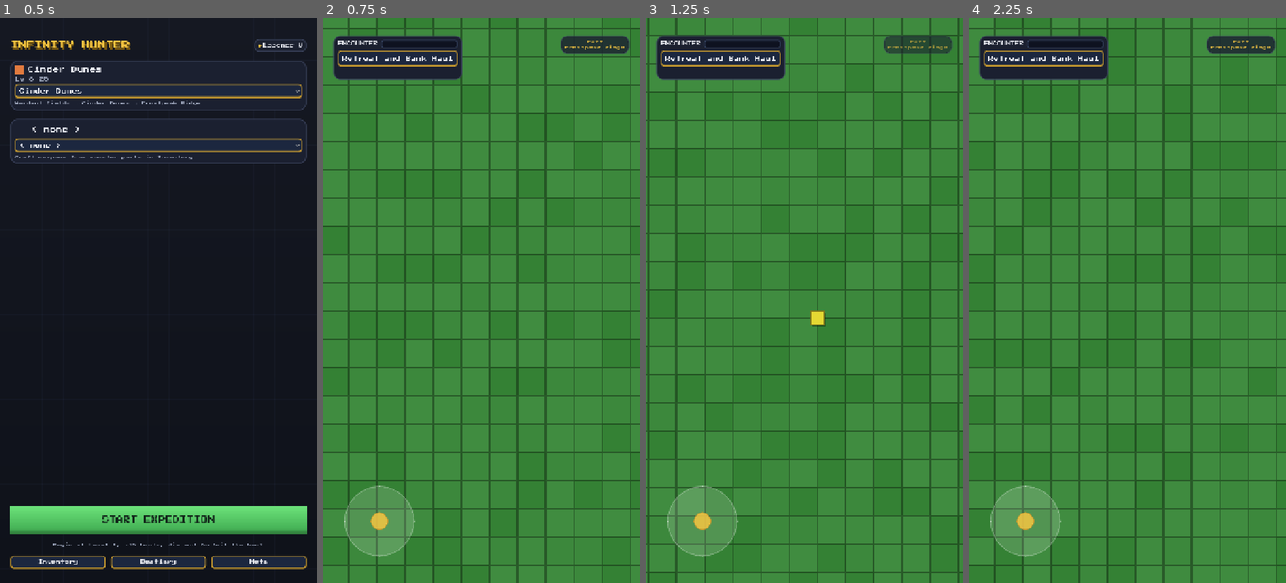
Above: before the commit, frames 1-4 (left to right).
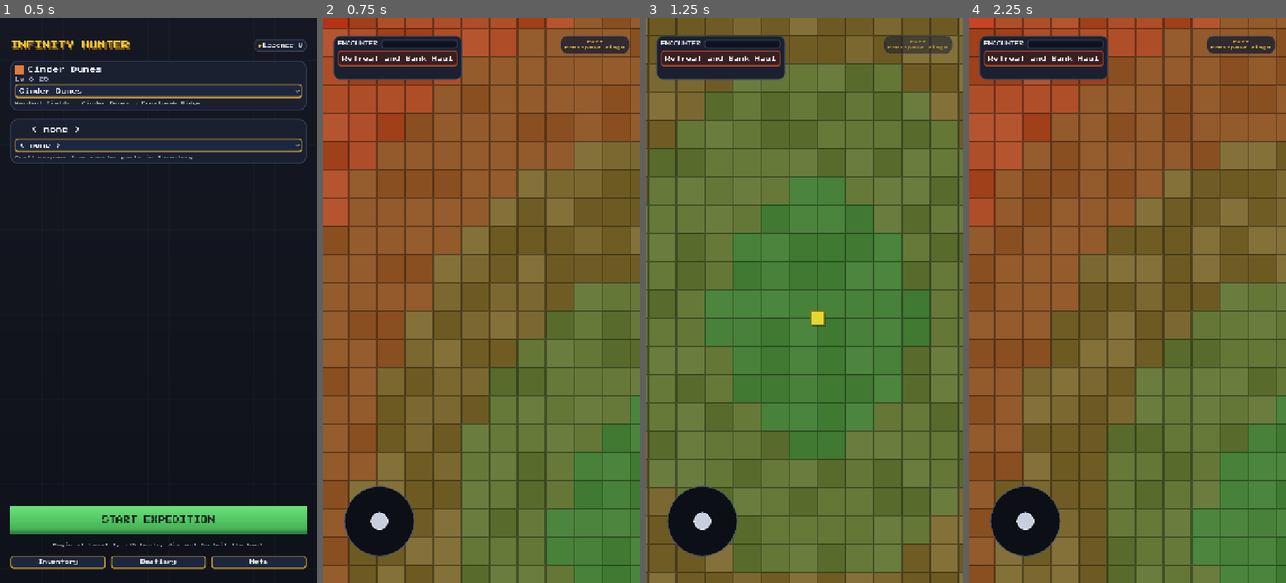
Above: after the commit, the same moments.

Repository: taigamura/infinity-hunter
Game: Godot game, scene res://src/ui/launch/launch_screen.tscn
The game is run twice, just before and just after one commit, with the same random seed, the same clock (stepped at 60 frames per second) and the same inputs.
Inputs:
- Up to frame 1 (0.5 s): no input
- Up to frame 2 (0.75 s): click "START EXPEDITION" at 0.5 s
- Up to frame 3 (1.25 s): no input
- Up to frame 4 (2.25 s): click "Retreat and Bank Haul" at 1.25 s; click "START EXPEDITION" at 2 s

Frame 1 is identical in both runs. In frame 2, 90% of the frame differs, in the area x 0-100%, y 0-100%; in frame 3, 71%; in frame 4, 90%.

Commit message:
Overworld fidelity: danger gradient, hot-region strip, gauge/retreat styling, joystick centering (#34)
Adds the mockup's green->olive->red danger gradient to the tile field
(continuous by distance, not a flat per-tier fill), styles the hot-region
warning strip, encounter gauge, and retreat button to spec, restyles the
joystick, and extends the pixel-invariant visual gate with an overworld
hot-corner check.

Diff:
--- a/assets/theme/pixel_theme.tres
+++ b/assets/theme/pixel_theme.tres
@@ -264,6 +264,54 @@
 content_margin_bottom = 10.0
 texture = SubResource("GradientTexture2D_dodge")
 modulate_color = Color(0.85, 0.85, 0.85, 1)
+
+[sub_resource type="StyleBoxFlat" id="StyleBoxFlat_retreat_normal"]
+content_margin_left = 10.0
+content_margin_top = 10.0
+content_margin_right = 10.0
+content_margin_bottom = 10.0
+bg_color = Color(0.22745098, 0.12156863, 0.12156863, 1)
+border_width_left = 2
+border_width_top = 2
+border_width_right = 2
+border_width_bottom = 4
+border_color = Color(0.63529414, 0.2627451, 0.18431373, 1)
+corner_radius_top_left = 6
+corner_radius_top_right = 6
+corner_radius_bottom_right = 6
+corner_radius_bottom_left = 6
+
+[sub_resource type="StyleBoxFlat" id="StyleBoxFlat_retreat_hover"]
+content_margin_left = 10.0
+content_margin_top = 10.0
+content_margin_right = 10.0
+content_margin_bottom = 10.0
+bg_color = Color(0.28627452, 0.15686275, 0.15686275, 1)
+border_width_left = 2
+border_width_top = 2
+border_width_right = 2
+border_width_bottom = 4
+border_color = Color(0.7607843, 0.34509805, 0.25490198, 1)
+corner_radius_top_left = 6
+corner_radius_top_right = 6
+corner_radius_bottom_right = 6
+corner_radius_bottom_left = 6
+
+[sub_resource type="StyleBoxFlat" id="StyleBoxFlat_retreat_pressed"]
+content_margin_left = 10.0
+content_margin_top = 10.0
+content_margin_right = 10.0
+content_margin_bottom = 10.0
+bg_color = Color(0.16078432, 0.08235294, 0.08235294, 1)
+border_width_left = 2
+border_width_top = 2
+border_width_right = 2
+border_width_bottom = 4
+border_color = Color(0.5019608, 0.2, 0.14117648, 1)
+corner_radius_top_left = 6
+corner_radius_top_right = 6
+corner_radius_bottom_right = 6
+corner_radius_bottom_left = 6
 
 [resource]
 default_font = ExtResource("1_8tstd")
@@ -323,6 +371,17 @@
 ProgressBar/fonts/font = ExtResource("1_8tstd")
 ProgressBar/styles/background = SubResource("StyleBoxFlat_y6lhh")
 ProgressBar/styles/fill = SubResource("StyleBoxFlat_j6cc2")
+RetreatButton/base_type = &"Button"
+RetreatButton/colors/font_color = Color(0.90588236, 0.9137255, 0.9411765, 1)
+RetreatButton/colors/font_hover_color = Color(1, 0.8, 0.75, 1)
+RetreatButton/colors/font_pressed_color = Color(1, 0.8, 0.75, 1)
+RetreatButton/font_sizes/font_size = 12
+RetreatButton/fonts/font = ExtResource("1_8tstd")
+RetreatButton/styles/disabled = SubResource("StyleBoxFlat_8tstd")
+RetreatButton/styles/focus = SubResource("StyleBoxFlat_retreat_normal")
+RetreatButton/styles/hover = SubResource("StyleBoxFlat_retreat_hover")
+RetreatButton/styles/normal = SubResource("StyleBoxFlat_retreat_normal")
+RetreatButton/styles/pressed = SubResource("StyleBoxFlat_retreat_pressed")
 RichTextLabel/colors/default_color = Color(0.90588236, 0.9137255, 0.9411765, 1)
 RichTextLabel/font_sizes/normal_font_size = 18
 RichTextLabel/fonts/font = ExtResource("2_83ckq")
--- a/scripts/_visual_invariants.gd
+++ b/scripts/_visual_invariants.gd
@@ -7,13 +7,14 @@
 
 func _initialize() -> void:
 	var args := OS.get_cmdline_user_args()
-	if args.size() < 2:
-		push_error("usage: _visual_invariants.gd -- <launch.png> <combat.png>")
+	if args.size() < 3:
+		push_error("usage: _visual_invariants.gd -- <launch.png> <combat.png> <overworld.png>")
 		quit(1)
 		return
 	var ok := _check_navy_corners(args[0], "launch")
 	ok = _check_navy_corners(args[1], "combat") and ok
 	ok = _check_combat_bars(args[1]) and ok
+	ok = _check_overworld_hot_corner(args[2]) and ok
 	quit(0 if ok else 1)
 
 # Coarse band check: dark AND blue-leaning (b clearly above r). Distinguishes
@@ -60,6 +61,31 @@
 		push_error("combat: no greenish pixel found (player HP bar must render filled green)")
 	return found_red and found_green
 
+# The overworld tile field must show its danger gradient rising toward the
+# hot (top-right) corner (issue #34): scan the top-right quadrant of the
+# rendered frame for at least one reddish pixel (the tier-2 tile colour, or
+# the exit marker/hot-strip UI drawn in the same red family).
+func _check_overworld_hot_corner(path: String) -> bool:
+	var img := Image.new()
+	if img.load(path) != OK:
+		push_error("overworld: could not load rendered frame %s" % path)
+		return false
+	var w := img.get_width()
+	var h := img.get_height()
+	var x_start := int(w / 2.0)
+	var y_end := int(h / 2.0)
+	var step := 3
+	var y := 0
+	while y < y_end:
+		var x := x_start
+		while x < w:
+			if _is_reddish(img.get_pixel(x, y)):
+				return true
+			x += step
+		y += step
+	push_error("overworld: no reddish pixel found toward the top-right (hot) corner")
+	return false
+
 func _check_navy_corners(path: String, label: String) -> bool:
 	var img := Image.new()
 	if img.load(path) != OK:
--- a/src/systems/overworld_tier_layout.gd
+++ b/src/systems/overworld_tier_layout.gd
@@ -9,6 +9,17 @@
 
 const CORNER_DIST := sqrt(2.0)
 
+# Normalized 0..1 distance of `cell` from the map center (0 = center/safest,
+# 1 = corner/most dangerous). Shared by tier_for_cell (gameplay bucketing)
+# and OverworldTileset (continuous colour gradient) so both read off the
+# same notion of "how far toward the hot corner".
+static func distance_ratio(cell: Vector2i, map_cols: int, map_rows: int) -> float:
+	var center := Vector2(map_cols, map_rows) / 2.0
+	var nx := (cell.x + 0.5 - center.x) / center.x
+	var ny := (cell.y + 0.5 - center.y) / center.y
+	var dist := sqrt(nx * nx + ny * ny)
+	return clampf(dist / CORNER_DIST, 0.0, 1.0)
+
 # Returns the tier id (from `sorted_tier_ids`, ascending by danger) that
 # `cell` falls into, given a `map_cols` x `map_rows` grid. Falls back to 0
 # when `sorted_tier_ids` is empty.
@@ -16,12 +27,7 @@
 	if sorted_tier_ids.is_empty():
 		return 0
 
-	var center := Vector2(map_cols, map_rows) / 2.0
-	var nx := (cell.x + 0.5 - center.x) / center.x
-	var ny := (cell.y + 0.5 - center.y) / center.y
-	var dist := sqrt(nx * nx + ny * ny)
-	var normalized := clampf(dist / CORNER_DIST, 0.0, 1.0)
-
+	var normalized := distance_ratio(cell, map_cols, map_rows)
 	var bucket := int(normalized * sorted_tier_ids.size())
 	bucket = clampi(bucket, 0, sorted_tier_ids.size() - 1)
 	return sorted_tier_ids[bucket]
--- a/src/ui/overworld/overworld_screen.gd
+++ b/src/ui/overworld/overworld_screen.gd
@@ -23,8 +23,8 @@
 # Presentation-only: a tier is a "hot region" once it's in the upper half of
 # the zone's danger tiers, driving the warning strip. Purely cosmetic — the
 # gauge/encounter math it decorates is untouched (EncounterSystem.tick).
-const GAUGE_COLOR_LOW := Color(0.35, 0.85, 0.45, 1)
-const GAUGE_COLOR_HIGH := Color(0.95, 0.25, 0.25, 1)
+const GAUGE_COLOR_LOW := Color("#57c964")
+const GAUGE_COLOR_HIGH := Color("#f5c542")
 const EXIT_PULSE_PERIOD := 1.1
 
 @onready var tile_map: TileMap = %TileMap
@@ -72,7 +72,7 @@
 	gauge_bar.min_value = 0.0
 	gauge_bar.max_value = EncounterSystem.GAUGE_THRESHOLD
 	gauge_bar.value = 0.0
-	_update_gauge_style()
+	_build_gauge_style()
 	hot_strip_label.visible = false
 	var exit_zone: ZoneDef = GameState.zones.get(_travel_target_zone_id)
 	exit_marker_label.text = "EXIT\n%s" % (exit_zone.name if exit_zone != null else "???")
@@ -91,8 +91,11 @@
 		for y in range(MAP_ROWS):
 			var cell := Vector2i(x, y)
 			var tier_id := OverworldTierLayout.tier_for_cell(cell, MAP_COLS, MAP_ROWS, _tier_ids)
+			var tier_index := _tier_ids.find(tier_id)
+			var distance := OverworldTierLayout.distance_ratio(cell, MAP_COLS, MAP_ROWS)
+			var shade := OverworldTileset.shade_index_for_distance(distance, tier_index, _tier_ids.size())
 			var variant := _rng.randi_range(0, variant_count - 1)
-			tile_map.set_cell(0, cell, tier_id, Vector2i(variant, 0))
+			tile_map.set_cell(0, cell, tier_id, Vector2i(variant, shade))
 
 # Screen-space pulse (fade in/out) toward the map's hot corner; the marker
 # itself sits anchored top-right in the HUD rather than tracking the exit
@@ -104,14 +107,20 @@
 	tween.tween_property(exit_marker, "modulate:a", 0.45, EXIT_PULSE_PERIOD / 2.0)
 	tween.tween_property(exit_marker, "modulate:a", 1.0, EXIT_PULSE_PERIOD / 2.0)
 
-func _update_gauge_style() -> void:
-	var ratio := clampf(_gauge / EncounterSystem.GAUGE_THRESHOLD, 0.0, 1.0)
-	var fill := StyleBoxFlat.new()
-	fill.bg_color = GAUGE_COLOR_LOW.lerp(GAUGE_COLOR_HIGH, ratio)
-	fill.corner_radius_top_left = 4
-	fill.corner_radius_top_right = 4
-	fill.corner_radius_bottom_right = 4
-	fill.corner_radius_bottom_left = 4
+# Static green->gold gradient fill (issue #34); the gauge's live value still
+# drives the bar's filled width via ProgressBar.value as usual, so no
+# per-tick style rebuild is needed.
+func _build_gauge_style() -> void:
+	var gradient := Gradient.new()
+	gradient.colors = PackedColorArray([GAUGE_COLOR_LOW, GAUGE_COLOR_HIGH])
+	var texture := GradientTexture2D.new()
+	texture.gradient = gradient
+	texture.width = 32
+	texture.height = 4
+	texture.fill_from = Vector2(0, 0.5)
+	texture.fill_to = Vector2(1, 0.5)
+	var fill := StyleBoxTexture.new()
+	fill.texture = texture
 	gauge_bar.add_theme_stylebox_override("fill", fill)
 
 func _update_hot_strip(tier_id: int) -> void:
@@ -169,7 +178,6 @@
 	var result := EncounterSystem.tick(tier_params, _gauge, _rng)
 	_gauge = result["gauge"]
 	gauge_bar.value = _gauge
-	_update_gauge_style()
 	_update_hot_strip(tier_id)
 
 	if result["fired"]:
@@ -204,7 +212,6 @@
 		_combat_active = false
 		_gauge = 0.0
 		gauge_bar.value = 0.0
-		_update_gauge_style()
 		retreat_button.visible = true
 		if joystick != null:
 			joystick.visible = true
--- a/src/ui/overworld/overworld_screen.tscn
+++ b/src/ui/overworld/overworld_screen.tscn
@@ -1,7 +1,8 @@
-[gd_scene load_steps=8 format=3 uid="uid://ihoverworld01"]
+[gd_scene load_steps=9 format=3 uid="uid://ihoverworld01"]
 
 [ext_resource type="Script" path="res://src/ui/overworld/overworld_screen.gd" id="1"]
 [ext_resource type="Script" path="res://src/ui/overworld/virtual_joystick.gd" id="2"]
+[ext_resource type="FontFile" path="res://assets/fonts/vt323/VT323-Regular.woff2" id="3_vt323"]
 
 [sub_resource type="CircleShape2D" id="CircleShape2D_1"]
 radius = 16.0
@@ -11,32 +12,32 @@
 content_margin_top = 6.0
 content_margin_right = 10.0
 content_margin_bottom = 6.0
-bg_color = Color(0.3529412, 0.078431375, 0.078431375, 0.85)
+bg_color = Color(0.16470589, 0.06666667, 0.07450981, 0.92)
 border_width_left = 2
 border_width_top = 2
 border_width_right = 2
 border_width_bottom = 2
-border_color = Color(1, 0.34, 0.24, 1)
+border_color = Color(0.8, 0.2, 0.101960786, 1)
 
 [sub_resource type="StyleBoxFlat" id="StyleBoxFlat_joystick_base"]
-bg_color = Color(1, 1, 1, 0.15)
+bg_color = Color(0.047058824, 0.05882353, 0.08627451, 1)
 border_width_left = 2
 border_width_top = 2
 border_width_right = 2
 border_width_bottom = 2
-border_color = Color(1, 1, 1, 0.35)
+border_color = Color(0.28627452, 0.31764707, 0.40784314, 1)
 corner_radius_top_left = 80
 corner_radius_top_right = 80
 corner_radius_bottom_right = 80
 corner_radius_bottom_left = 80
 
 [sub_resource type="StyleBoxFlat" id="StyleBoxFlat_joystick_knob"]
-bg_color = Color(0.9607843, 0.77254903, 0.25882354, 0.85)
+bg_color = Color(0.78431374, 0.80784315, 0.87058824, 1)
 border_width_left = 2
 border_width_top = 2
 border_width_right = 2
 border_width_bottom = 2
-border_color = Color(0.78039217, 0.6039216, 0.18039216, 1)
+border_color = Color(0.93333334, 0.9490196, 1, 1)
 corner_radius_top_left = 20
 corner_radius_top_right = 20
 corner_radius_bottom_right = 20
@@ -97,6 +98,7 @@
 unique_name_in_owner = true
 layout_mode = 2
 custom_minimum_size = Vector2(0, 36)
+theme_type_variation = &"RetreatButton"
 text = "Retreat and Bank Haul"
 
 [node name="HotStripLabel" type="Label" parent="UI"]
@@ -107,11 +109,12 @@
 offset_right = 296.0
 offset_bottom = 176.0
 theme_override_styles/normal = SubResource("StyleBoxFlat_hotstrip")
-theme_override_font_sizes/font_size = 10
-theme_override_colors/font_color = Color(1, 0.7, 0.65, 1)
+theme_override_fonts/font = ExtResource("3_vt323")
+theme_override_font_sizes/font_size = 16
+theme_override_colors/font_color = Color(1, 0.6039216, 0.5254902, 1)
 horizontal_alignment = 1
 vertical_alignment = 1
-text = "DANGER — HOT REGION"
+text = "⚠ Hot region - gauge fills fast"
 
 [node name="ExitMarker" type="PanelContainer" parent="UI"]
 unique_name_in_owner = true
--- a/src/ui/overworld/overworld_tileset.gd
+++ b/src/ui/overworld/overworld_tileset.gd
@@ -1,18 +1,28 @@
-# OverworldTileset — builds a placeholder TileSet at runtime, one solid-color
-# procedural tile family per danger tier (green -> red as tier id rises), same
-# "assemble the resource in code" pattern as MonsterSpriteSheet. The atlas
-# source id IS the tier id, so the scene can read the tier under the
-# character straight off TileMap.get_cell_source_id with no separate lookup
-# table. Each tier gets VARIANT_COUNT shade-jittered, inset-bordered tiles
-# (laid out side by side in one atlas strip) so the scene can paint a random
-# atlas x per cell for cheap texture variety with no new art. Manual-verify
-# only (rendering).
+# OverworldTileset — builds a placeholder TileSet at runtime, one procedural
+# tile family per danger tier, same "assemble the resource in code" pattern
+# as MonsterSpriteSheet. The atlas source id IS the tier id, so the scene can
+# read the tier under the character straight off TileMap.get_cell_source_id
+# with no separate lookup table.
+#
+# Colour follows the mockup's 3-stop danger gradient (issue #34): safe green
+# -> olive-brown -> danger red, driven by continuous distance-from-center
+# (OverworldTierLayout.distance_ratio), not a flat per-tier fill. Each tier's
+# atlas is a VARIANT_COUNT x SHADE_COUNT grid: columns are shade-jittered
+# texture variety (as before), rows are SHADE_COUNT quantized steps of the
+# gradient across that tier's distance band, so cells within a tier still
+# darken/redden toward its far edge instead of jumping in a flat block.
+# Manual-verify only (rendering).
 class_name OverworldTileset
 extends RefCounted
 
 const VARIANT_COUNT := 4
+const SHADE_COUNT := 6
 const SHADE_JITTER := 0.05
 const BORDER_WIDTH := 2
+
+const SAFE_COLOR := Color(64.0 / 255.0, 140.0 / 255.0, 64.0 / 255.0)
+const MID_COLOR := Color(134.0 / 255.0, 96.0 / 255.0, 45.0 / 255.0)
+const HOT_COLOR := Color(204.0 / 255.0, 51.0 / 255.0, 26.0 / 255.0)
 
 static func build(tile_size: int, tier_ids: Array) -> TileSet:
 	var tile_set := TileSet.new()
@@ -24,7 +34,8 @@
 		source.texture = _tier_strip_texture(tile_size, i, tier_ids.size())
 		source.texture_region_size = Vector2i(tile_size, tile_size)
 		for v in range(VARIANT_COUNT):
-			source.create_tile(Vector2i(v, 0))
+			for s in range(SHADE_COUNT):
+				source.create_tile(Vector2i(v, s))
 		tile_set.add_source(source, tier_id)
 	return tile_set
 
@@ -33,28 +44,49 @@
 static func variant_count() -> int:
 	return VARIANT_COUNT
 
+# Row (atlas_coords.y) that best represents `distance` (0..1, see
+# OverworldTierLayout.distance_ratio) within `tier_index`'s band of
+# `tier_count` evenly-split bands.
+static func shade_index_for_distance(distance: float, tier_index: int, tier_count: int) -> int:
+	var band_width := 1.0 / maxf(float(tier_count), 1.0)
+	var band_start := tier_index * band_width
+	var local := 0.5 if band_width <= 0.0 else clampf((distance - band_start) / band_width, 0.0, 1.0)
+	return clampi(int(local * SHADE_COUNT), 0, SHADE_COUNT - 1)
+
+# The 3-stop danger gradient (safe -> mid -> hot) evaluated at a global
+# distance ratio, independent of tier bucketing, so colour stays continuous
+# across tier boundaries.
+static func _gradient_color(t: float) -> Color:
+	t = clampf(t, 0.0, 1.0)
+	if t <= 0.5:
+		return SAFE_COLOR.lerp(MID_COLOR, t / 0.5)
+	return MID_COLOR.lerp(HOT_COLOR, (t - 0.5) / 0.5)
+
 static func _tier_strip_texture(tile_size: int, index: int, tier_count: int) -> ImageTexture:
-	var t := float(index) / maxf(float(tier_count - 1), 1.0)
-	var base_color := Color(0.25 + 0.55 * t, 0.55 - 0.35 * t, 0.25 - 0.15 * t)
-	var img := Image.create(tile_size * VARIANT_COUNT, tile_size, false, Image.FORMAT_RGBA8)
+	var band_width := 1.0 / maxf(float(tier_count), 1.0)
+	var band_start := index * band_width
+	var img := Image.create(tile_size * VARIANT_COUNT, tile_size * SHADE_COUNT, false, Image.FORMAT_RGBA8)
 
 	# Deterministic per-tier seed so the atlas is stable across rebuilds
 	# (same zone always looks the same) without needing a caller-supplied rng.
 	var rng := RandomNumberGenerator.new()
 	rng.seed = index * 97 + 13
-	for v in range(VARIANT_COUNT):
-		var jitter := rng.randf_range(-SHADE_JITTER, SHADE_JITTER)
-		var tile_color := Color(
-			clampf(base_color.r + jitter, 0.0, 1.0),
-			clampf(base_color.g + jitter, 0.0, 1.0),
-			clampf(base_color.b + jitter, 0.0, 1.0),
-		)
-		_paint_tile(img, v * tile_size, tile_size, tile_color)
+	for s in range(SHADE_COUNT):
+		var shade_distance := band_start + (s + 0.5) / float(SHADE_COUNT) * band_width
+		var base_color := _gradient_color(shade_distance)
+		for v in range(VARIANT_COUNT):
+			var jitter := rng.randf_range(-SHADE_JITTER, SHADE_JITTER)
+			var tile_color := Color(
+				clampf(base_color.r + jitter, 0.0, 1.0),
+				clampf(base_color.g + jitter, 0.0, 1.0),
+				clampf(base_color.b + jitter, 0.0, 1.0),
+			)
+			_paint_tile(img, v * tile_size, s * tile_size, tile_size, tile_color)
 	return ImageTexture.create_from_image(img)
 
-static func _paint_tile(img: Image, x_offset: int, tile_size: int, color: Color) -> void:
+static func _paint_tile(img: Image, x_offset: int, y_offset: int, tile_size: int, color: Color) -> void:
 	var border_color := color.darkened(0.35)
 	for x in range(tile_size):
 		for y in range(tile_size):
 			var is_border := x < BORDER_WIDTH or y < BORDER_WIDTH or x >= tile_size - BORDER_WIDTH or y >= tile_size - BORDER_WIDTH
-			img.set_pixel(x_offset + x, y, border_color if is_border else color)
+			img.set_pixel(x_offset + x, y_offset + y, border_color if is_border else color)
--- a/tests/unit/test_overworld_tier_layout.gd
+++ b/tests/unit/test_overworld_tier_layout.gd
@@ -34,3 +34,18 @@
 	var exit_cell := OverworldTierLayout.exit_cell(30, 40)
 	var tier_id := OverworldTierLayout.tier_for_cell(exit_cell, 30, 40, tiers)
 	assert_eq(tier_id, 2)
+
+func test_distance_ratio_is_near_zero_at_center() -> void:
+	var ratio := OverworldTierLayout.distance_ratio(Vector2i(15, 20), 30, 40)
+	assert_almost_eq(ratio, 0.0, 0.05)
+
+func test_distance_ratio_is_near_one_at_corner() -> void:
+	var ratio := OverworldTierLayout.distance_ratio(Vector2i(0, 0), 30, 40)
+	assert_almost_eq(ratio, 1.0, 0.05)
+
+func test_distance_ratio_rises_monotonically_with_distance_from_center() -> void:
+	var prev_ratio := OverworldTierLayout.distance_ratio(Vector2i(15, 20), 30, 40)
+	for step in range(1, 15):
+		var ratio := OverworldTierLayout.distance_ratio(Vector2i(15 + step, 20), 30, 40)
+		assert_true(ratio >= prev_ratio, "distance ratio should not decrease moving away from center")
+		prev_ratio = ratio
--- /dev/null
+++ b/tests/unit/test_overworld_tileset.gd
@@ -0,0 +1,22 @@
+# Tests for OverworldTileset (src/ui/overworld/overworld_tileset.gd): the
+# pure distance-to-shade-row mapping backing the danger-gradient tile colour
+# (issue #34). Texture painting itself is manual-verify only (rendering).
+extends "res://tests/test_case.gd"
+
+const OverworldTileset = preload("res://src/ui/overworld/overworld_tileset.gd")
+
+func test_shade_index_at_band_start_is_lowest_row() -> void:
+	var shade := OverworldTileset.shade_index_for_distance(0.0, 0, 3)
+	assert_eq(shade, 0)
+
+func test_shade_index_at_band_end_is_highest_row() -> void:
+	var shade := OverworldTileset.shade_index_for_distance(0.999, 2, 3)
+	assert_eq(shade, OverworldTileset.SHADE_COUNT - 1)
+
+func test_shade_index_rises_monotonically_within_a_band() -> void:
+	var prev_shade := OverworldTileset.shade_index_for_distance(1.0 / 3.0, 1, 3)
+	for step in range(1, 10):
+		var distance := 1.0 / 3.0 + step * 0.03
+		var shade := OverworldTileset.shade_index_for_distance(distance, 1, 3)
+		assert_true(shade >= prev_shade, "shade row should not decrease moving away within a band")
+		prev_shade = shade
--- a/tests/unit/test_scenes_smoke.gd
+++ b/tests/unit/test_scenes_smoke.gd
@@ -191,4 +191,8 @@
 	assert_not_null(joystick_base, "overworld joystick %Base must exist")
 	var joystick_knob: Control = screen.get_node("%Knob")
 	assert_not_null(joystick_knob, "overworld joystick %Knob must exist")
+	var base_center: Vector2 = joystick_base.position + joystick_base.size / 2.0
+	var knob_center: Vector2 = joystick_knob.position + joystick_knob.size / 2.0
+	assert_almost_eq(base_center.x, knob_center.x, 0.01, "joystick knob must rest centred in the base (x)")
+	assert_almost_eq(base_center.y, knob_center.y, 0.01, "joystick knob must rest centred in the base (y)")
 	_cleanup(screen)
Not shown, added: tests/unit/test_overworld_tileset.gd.uid
Not shown, changed: .ralph/fix_plan.md
Not shown, changed: scripts/verify_visual.sh
